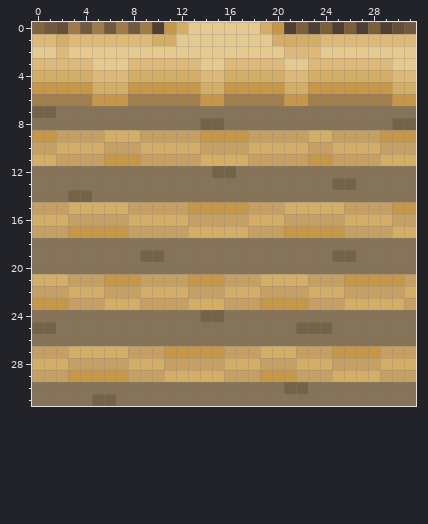
Edited in one commit: pixel-art sprite (gfx/UltimateCataclysm/pngs_normal_32x32/terrain/t_wall_rammed_earth/t_wall_rammed_earth_t_connection_s.png). The picture above is the old version.
The file is 32x32 pixels.
The same view after the edit:
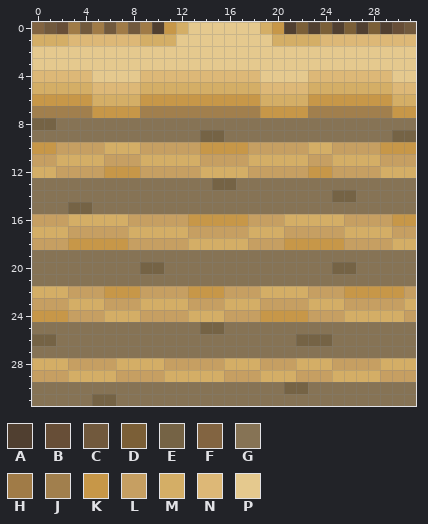
Palette (. is transparent): A #503f30  B #674e37  C #71593d  D #7b5f37  E #756345  F #826441  G #867355  H #a07b47  J #a17f4d  K #c79748  L #c69f62  M #d4ae66  N #ddb877  P #e5c98e
From the commit log: rammed earth walls tweaks and mud json fix
Change:
y 1: x 0..1 NN -> MM; x 9 N -> M
y 2: x 2 N -> P; x 21..23 NNN -> PPP
y 3: x 0..4 NNNNN -> PPPPP; x 8..13 NNNNNN -> PPPPPP; x 16..20 NNNNN -> PPPPP; x 23..29 NNNNNNN -> PPPPPPP
y 4: x 0..13 MMMMMNNNMMMMMM -> NNNNNPPPPNNNNN; x 16..31 MMMMMNNMMMMMMMNN -> NNNPPPPNNNNNNNPP
y 5: x 0..13 KKKKKMMMKKKKKK -> MMMMMNNNNMMMMM; x 16..31 KKKKKMMKKKKKKKMM -> MMMNNNNMMMMMMMNN
y 6: x 0..13 JJJJJKKKJJJJJJ -> KKKKKMMMMKKKKK; x 16..31 JJJJJKKJJJJJJJKK -> KKKMMMMKKKKKKKMM
y 7: x 0..31 EEGGGGGGGGGGGGGGGGGGGGGGGGGGGGGG -> JJJJJKKKKJJJJJJJJJJKKKKJJJJJJJKK
y 8: x 0..1 GG -> EE; x 14..15 EE -> GG; x 30..31 EE -> GG
y 9: x 0..31 KKLLLLMMMLLLLLKKKKLLLLLMMLLLLKKK -> GGGGGGGGGGGGGGEEGGGGGGGGGGGGGGEE
y 10: x 0..31 LLMMMMLLLMMMMMLLLLMMMMMLLMMMMLLL -> KKLLLLMMMLLLLLKKKKLLLLLMMLLLLKKK
y 11: x 0..31 MMLLLLKKKLLLLLMMMMLLLLLKKLLLLMMM -> LLMMMMLLLMMMMMLLLLMMMMMLLMMMMLLL
y 12: x 0..31 GGGGGGGGGGGGGGGEEGGGGGGGGGGGGGGG -> MMLLLLKKKLLLLLMMMMLLLLLKKLLLLMMM
y 13: x 15..16 GG -> EE; x 25..26 EE -> GG
y 14: x 3..4 EE -> GG; x 25..26 GG -> EE
y 15: x 0..31 LLLMMMMMLLLLLKKKKKLLLMMMMMLLLLKK -> GGGEEGGGGGGGGGGGGGGGGGGGGGGGGGGG
y 16: x 0..31 MMMLLLLLMMMMMLLLLLMMMLLLLLMMMMLL -> LLLMMMMMLLLLLKKKKKLLLMMMMMLLLLKK
y 17: x 0..31 LLLKKKKKLLLLLMMMMMLLLKKKKKLLLLMM -> MMMLLLLLMMMMMLLLLLMMMLLLLLMMMMLL
y 18: x 0..31 GGGGGGGGGGGGGGGGGGGGGGGGGGGGGGGG -> LLLKKKKKLLLLLMMMMMLLLKKKKKLLLLMM
y 19: x 9..10 EE -> GG; x 25..26 EE -> GG
y 20: x 9..10 GG -> EE; x 25..26 GG -> EE
y 21: x 0..31 MMMLLLKKKLLLLKKKLLLMMMMLLLKKKKKL -> GGGGGGGGGGGGGGGGGGGGGGGGGGGGGGGG
y 22: x 0..31 LLLMMMLLLMMMMLLLMMMLLLLMMMLLLLLM -> MMMLLLKKKLLLLKKKLLLMMMMLLLKKKKKL
y 23: x 0..31 KKKLLLMMMLLLLMMMLLLKKKKLLLMMMMML -> LLLMMMLLLMMMMLLLMMMLLLLMMMLLLLLM
y 24: x 0..31 GGGGGGGGGGGGGGEEGGGGGGGGGGGGGGGG -> KKKLLLMMMLLLLMMMLLLKKKKLLLMMMMML
y 25: x 0..1 EE -> GG; x 14..15 GG -> EE; x 22..24 EEE -> GGG
y 26: x 0..1 GG -> EE; x 22..24 GGG -> EEE
y 27: x 0..31 LLLMMMMMLLLKKKKKLLLMMMLLLKKKKLLL -> GGGGGGGGGGGGGGGGGGGGGGGGGGGGGGGG
y 28: x 7 L -> M
y 29: x 3..7 KKKKK -> MMMML; x 19..21 KKK -> MMM
Pixel boxes of the changes (left, top, right, bottom) in both pictures:
changed: (32, 34, 416, 382)
